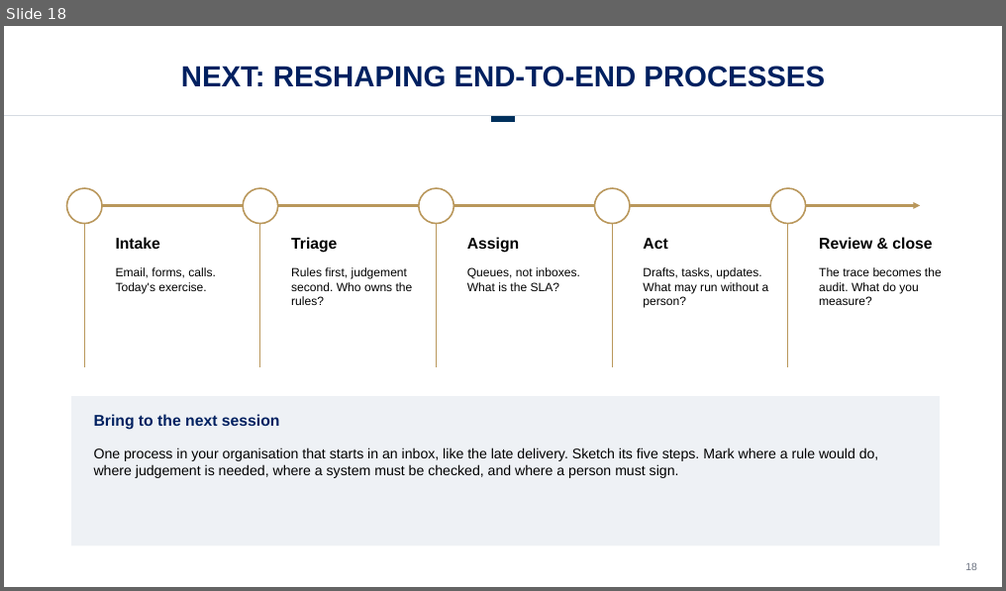
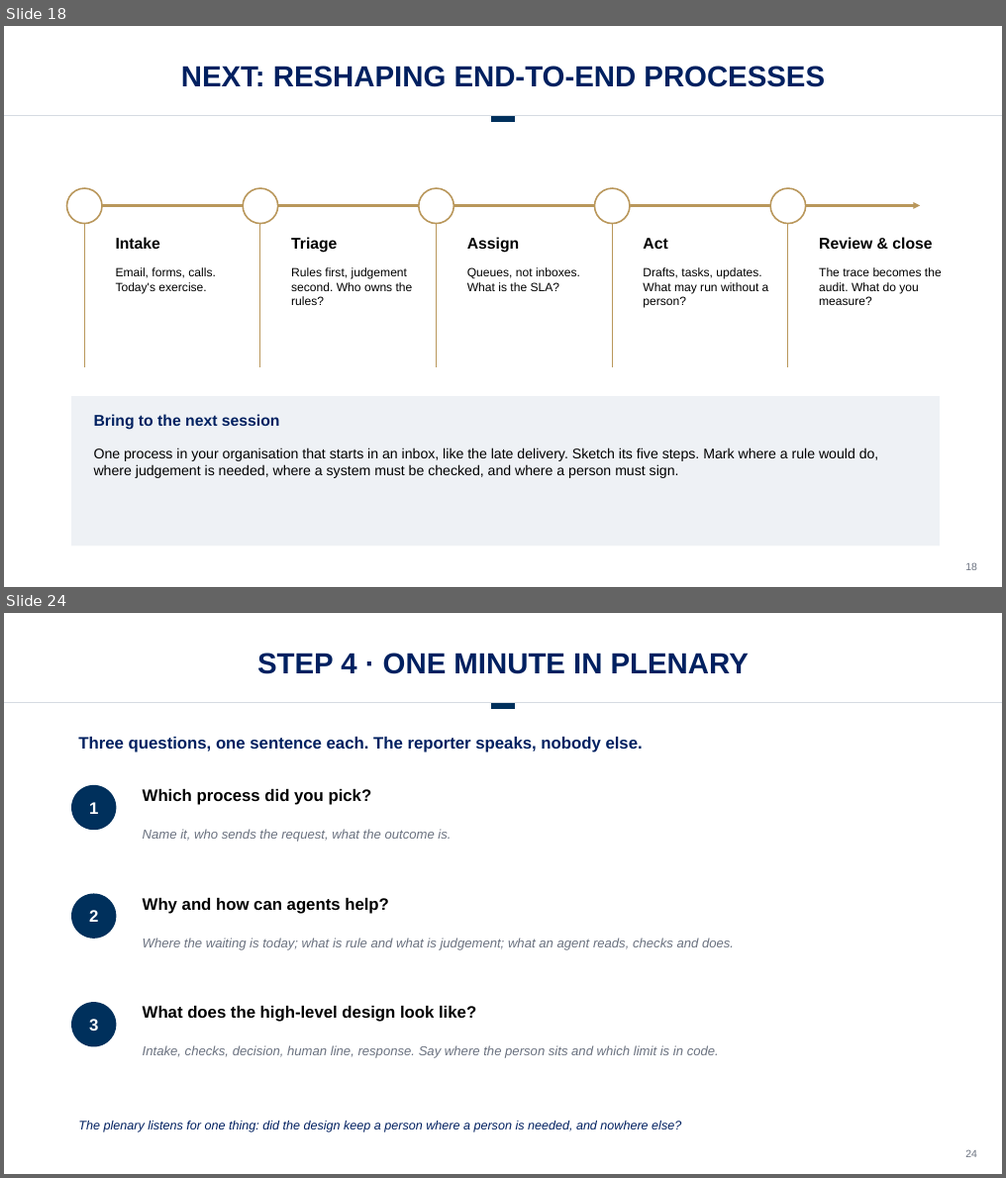
Before and after one commit to drestrepoa/Claudecode, a slide deck: slides/agent-challenge-hr.pptx. Shown one above the other, each under a label of ours: slide 18 before the commit, slides 18 and 24 after it; the slides between them are not shown. The pictures are 1006x591 and 1006x1178 pixels, drawn with LibreOffice and Linux fonts; fonts in the diff are those of the drawing; background and template pictures are left out. Boxes give left, top, right and bottom in pixels: in the first picture for what was removed or moved away, otherwise in the second. Text is boxed around its words. In the diff, an @@ line names an element or a change of style, - is before the commit and + after.

```diff
--- a/slides/agent-challenge-hr.pptx
+++ b/slides/agent-challenge-hr.pptx
@@ slide 24 added at [4, 613, 1002, 1174], background #FFFFFF @@
@@ text added at [257, 653, 748, 674], 28 pt, text #002060, bold @@
+STEP 4 · ONE MINUTE IN PLENARY
@@ line added from (4, 703) to (1002, 703), #D5DBE2 0.75 pt @@
@@ line added from (491, 706) to (515, 706), #00305C 6 pt @@
@@ text added at [78, 737, 643, 753], 16 pt, text #002060, bold @@
+Three questions, one sentence each. The reporter speaks, nobody else.
@@ ellipse added at [71, 785, 116, 830], fill #00305C, 16 pt, text #FFFFFF, bold @@
+1
@@ text added at [143, 789, 372, 805], 16 pt, text #000000, bold @@
+Which process did you pick?
@@ text added at [143, 829, 450, 842], 12.5 pt, text #6B7280, italic @@
+Name it, who sends the request, what the outcome is.
@@ ellipse added at [71, 894, 116, 939], fill #00305C, 16 pt, text #FFFFFF, bold @@
+2
@@ text added at [143, 898, 389, 914], 16 pt, text #000000, bold @@
+Why and how can agents help?
@@ text added at [143, 938, 734, 951], 12.5 pt, text #6B7280, italic @@
+Where the waiting is today; what is rule and what is judgement; what an agent reads, checks and does.
@@ ellipse added at [71, 1002, 116, 1048], fill #00305C, 16 pt, text #FFFFFF, bold @@
+3
@@ text added at [143, 1006, 476, 1022], 16 pt, text #000000, bold @@
+What does the high-level design look like?
@@ text added at [143, 1046, 719, 1059], 12.5 pt, text #6B7280, italic @@
+Intake, checks, decision, human line, response. Say where the person sits and which limit is in code.
@@ text added at [78, 1121, 681, 1133], 12 pt, text #002060, italic @@
+The plenary listens for one thing: did the design keep a person where a person is needed, and nowhere else?
@@ text added at [965, 1150, 977, 1157], 10 pt, text #6B7280 @@
+24
```
Also in this commit, not shown: 6 other slides added, 1 other file.
